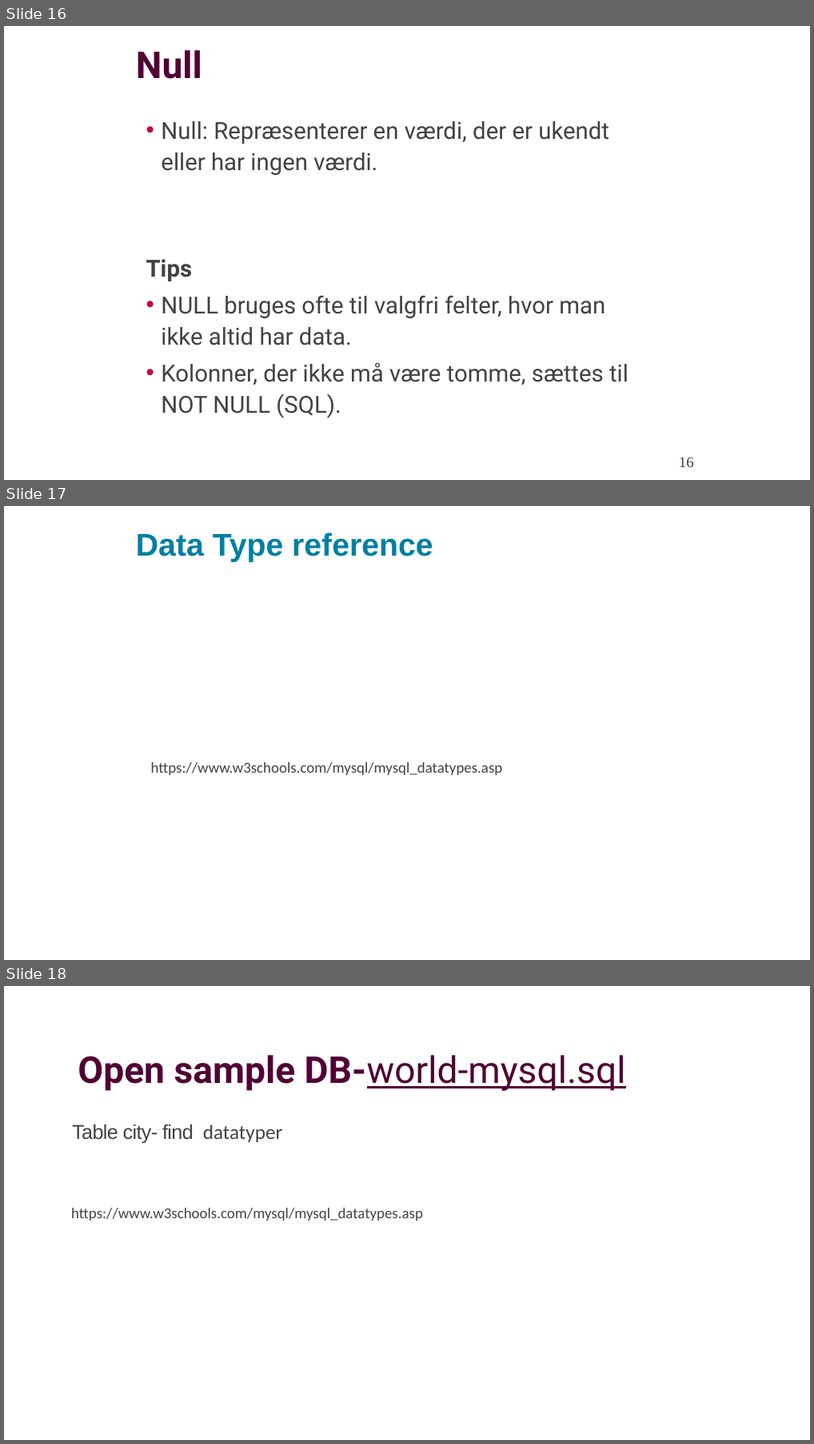
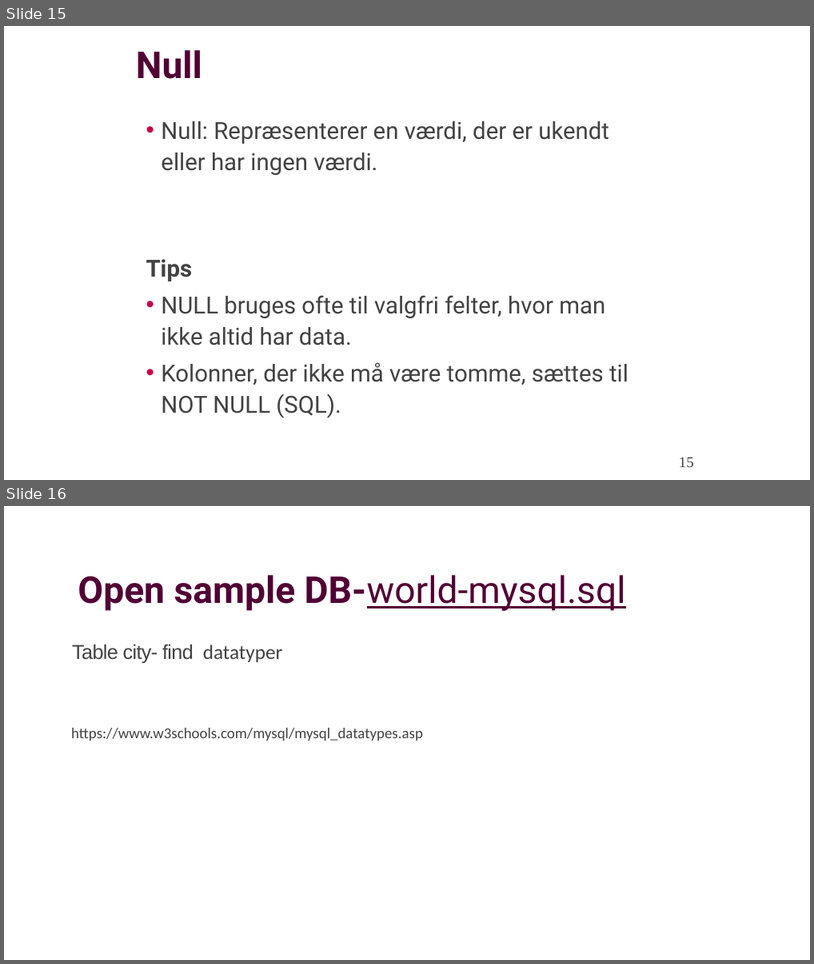
Before and after one commit to xiaoleibi/DMU26, a slide deck: DBPPT/DB Gang3 DataTyper.pptx. Shown one above the other, each under a label of ours: slides 16, 17 and 18 before the commit, slides 15 and 16 after it. The pictures are 814x1444 and 814x964 pixels, drawn with LibreOffice and Linux fonts; fonts in the diff are those of the drawing. Boxes give left, top, right and bottom in pixels: in the first picture for what was removed or moved away, otherwise in the second. Text is boxed around its words. In the diff, an @@ line names an element or a change of style, - is before the commit and + after.

```diff
--- a/DBPPT/DB Gang3 DataTyper.pptx
+++ b/DBPPT/DB Gang3 DataTyper.pptx
@@ slide 17 removed at bbox=[4, 506, 810, 960], background #FFFFFF @@
@@ text removed at bbox=[136, 532, 433, 562] @@
-Data Type reference
@@ text removed at bbox=[151, 762, 503, 775] @@
-https://www.w3schools.com/mysql/mysql_datatypes.asp
@@ what was slide 16 is now slide 15 @@
@@ page number at bbox=[679, 456, 694, 467]: text changed @@
-16
+15
@@ what was slide 18 is now slide 16 @@
```
Also in this commit, not shown: 7 slides changed, 1 other slide removed, 2 other files.
